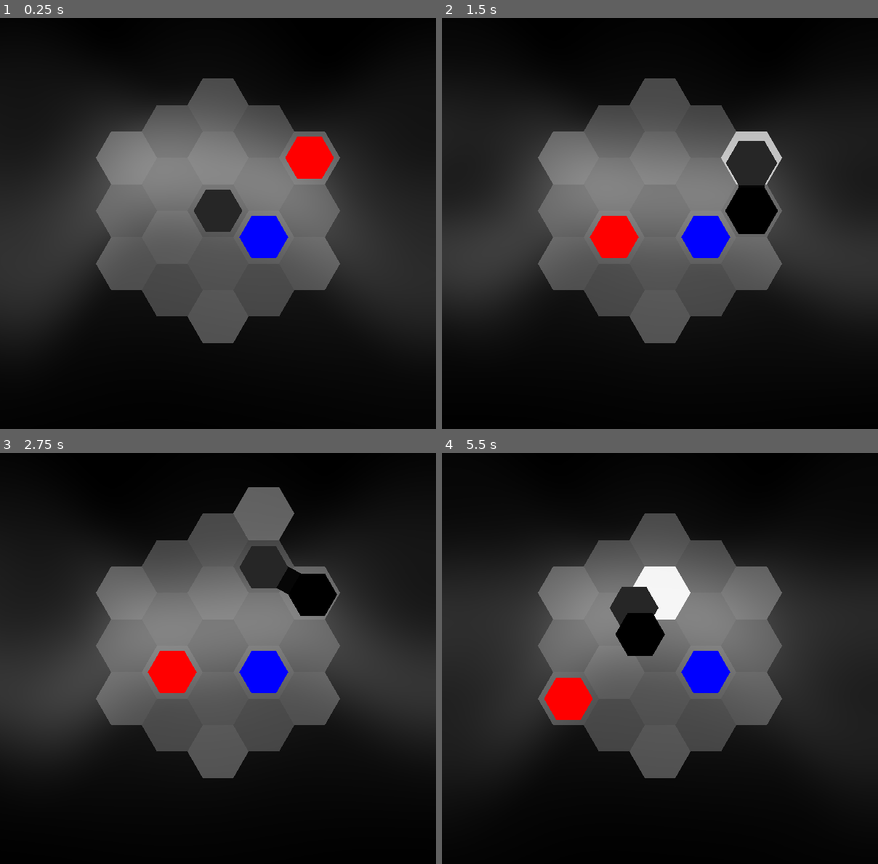
Above: before the commit, frames 1-4 (two rows, left to right).
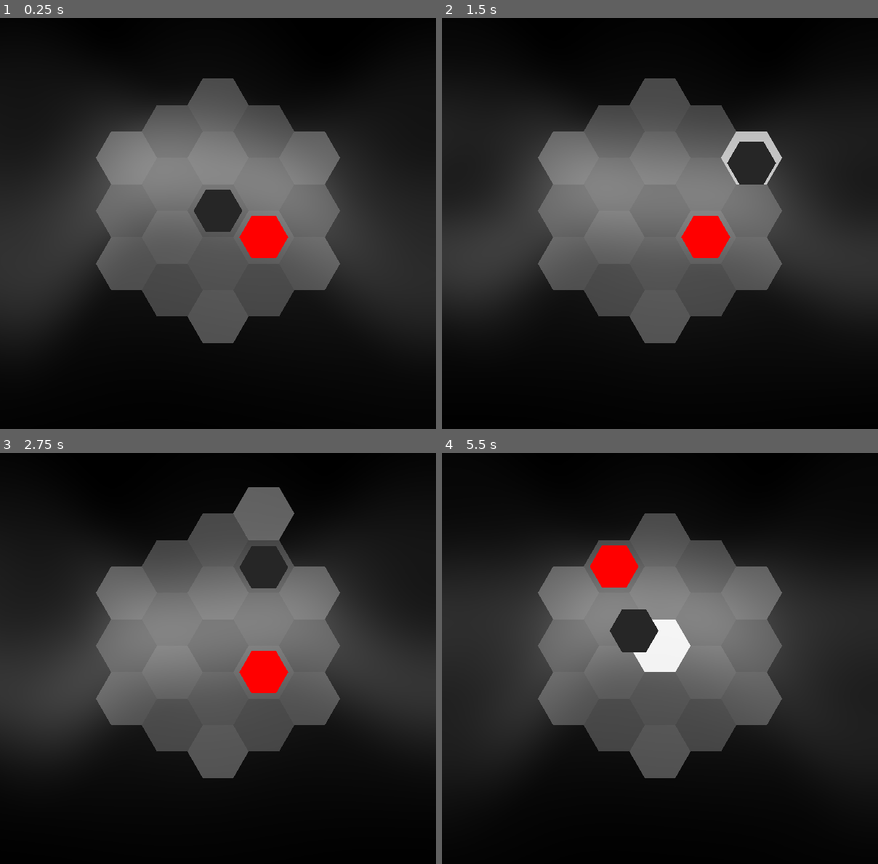
Above: after the commit, the same moments.

Repository: redpebble/sneksagon
Game: Godot game, scene res://scenes/map.tscn
Same seed, same stepped clock (60 frames per second), same inputs: the game is played once before the commit and once after it. Sound files missing from this copy of the repository are replaced by a short silence.
Inputs (mouse positions are in pixels of both pictures, inside the frame that each line leads up to):
- Up to frame 1 (0.25 s): no input
- Up to frame 2 (1.5 s): tap Enter at 0.5 s; move the mouse to (755, 190) at 0.52 s; press the mouse at (755, 190) at 0.53 s; hold D (down_right) 0.53-1.28 s; move the mouse to (572, 231) at 1.27 s; release the mouse at (572, 231) at 1.28 s; hold S (down) from 1.28 s (still down); click (572, 231) at 1.35 s
- Up to frame 3 (2.75 s): move the mouse to (261, 551) at 2.02 s; release S (down) at 2.03 s; press the mouse at (261, 551) at 2.03 s; hold D (down_right) from 2.03 s (still down)
- Up to frame 4 (5.5 s): move the mouse to (638, 732) at 2.77 s; release D (down_right) at 2.78 s; release the mouse at (638, 732) at 2.78 s; hold W (up) 2.78-3.53 s; click (638, 732) at 2.85 s; move the mouse to (790, 711) at 3.52 s; press the mouse at (790, 711) at 3.53 s; hold A (down_left) 3.53-5.03 s; move the mouse to (529, 580) at 4.27 s; release the mouse at (529, 580) at 4.28 s; click (529, 580) at 4.35 s; move the mouse to (681, 646) at 5.02 s; press the mouse at (681, 646) at 5.03 s; hold S (down) from 5.03 s (still down)

The runs differ from the first frame. In frame 1, 1.7% of the frame differs, in the area x 54-77%, y 28-59%; in frame 2, 2.9%; in frame 3, 2.8%; in frame 4, 6.0%, in the area x 23-67%, y 22-65%.

Commit message:
Segments cannot be collided with after they're detached
Also put shrink animation into HexObject superclass

Diff:
--- a/scenes/hex/object_hex.gd
+++ b/scenes/hex/object_hex.gd
@@ -56,6 +56,17 @@
 	scale_tween.tween_property(self, "scale", original_scale, duration * 0.5)
 	#scale_tween.parallel().tween_property(self, "modulate", original_color, duration * 0.5)
 
+func shrink(duration : float):
+	if scale_tween:
+		scale_tween.kill()
+	var scale_multiplier := 1.2
+	var original_scale = Vector2.ONE * MapManager.hex_scale * scale_factor
+	scale_tween = create_tween().set_trans(Tween.TRANS_SINE).set_ease(Tween.EASE_OUT)
+	scale_tween.tween_property(self, "scale", original_scale * scale_multiplier, duration * 0.3)
+	scale_tween.set_ease(Tween.EASE_IN)
+	scale_tween.tween_property(self, "scale", Vector2.ZERO, duration * 0.7)
+	return scale_tween
+
 func _on_bump_tween_finished():
 	bump_finished.emit()
 
--- a/scenes/hex/snake_hex.gd
+++ b/scenes/hex/snake_hex.gd
@@ -28,18 +28,11 @@
 		method = method.bindv(args)
 		next_segment.chain_anim(method, delay_interval)
 
-func detach(duration : float):
+func detach():
 	if prev_segment:
 		prev_segment.next_segment = null
-	if scale_tween:
-		scale_tween.kill()
-	var scale_multiplier := 1.2
-	var original_scale = Vector2.ONE * MapManager.hex_scale * scale_factor
-	scale_tween = create_tween().set_trans(Tween.TRANS_SINE).set_ease(Tween.EASE_OUT)
-	scale_tween.tween_property(self, "scale", original_scale * scale_multiplier, duration * 0.3)
-	scale_tween.set_ease(Tween.EASE_IN)
-	scale_tween.tween_property(self, "scale", Vector2.ZERO, duration * 0.7)
-	await scale_tween.finished
+	MapManager.erase_entity(self)
+	await shrink(0.3).finished
 	queue_free()
 
 func is_chain_tweening() -> bool:
--- a/scenes/singleton/game_manager.gd
+++ b/scenes/singleton/game_manager.gd
@@ -11,7 +11,7 @@
 func reset_level():
 	MapManager.clear()
 	await create_snake(Vector2.ZERO)
-	MapManager.spawn_block(Vector2(1,0))
+	#MapManager.spawn_block(Vector2(1,0))
 	MapManager.spawn_apple()
 
 func create_snake(init_coords : Vector2):
--- a/scenes/singleton/map_manager.gd
+++ b/scenes/singleton/map_manager.gd
@@ -64,8 +64,6 @@
 
 	if hex_node is ObjectHex: # includes sub-classes, i.e. SnakeHex, AppleHex
 		record_entity(hex_node, coords)
-		hex_node.moved.connect(_on_hex_moved)
-		hex_node.tree_exiting.connect(_on_hex_tree_exiting.bind(hex_node))
 	else:
 		valid_coords[coords] = true
 
@@ -76,8 +74,6 @@
 func clear() -> void:
 	for entity_array in entities.values():
 		for i in entity_array:
-			#do not wait for a signal to erase
-			i.tree_exiting.disconnect(_on_hex_tree_exiting)
 			#force instant erasure
 			erase_entity(i)
 			#delete the entity
@@ -99,6 +95,8 @@
 	if entities.get(coords) != null:
 		#erase entity
 		if entities[coords].has(hex):
+			hex.moved.disconnect(_on_hex_moved)
+			hex.tree_exiting.disconnect(_on_hex_tree_exiting.bind(hex))
 			entities[coords].erase(hex)
 		else:
 			push_warning(str(hex) + " entry not found at coords " + str(coords))
@@ -110,6 +108,8 @@
 
 # record entity at specified coordinates
 func record_entity(hex : Hex, coords : Vector2):
+	hex.moved.connect(_on_hex_moved)
+	hex.tree_exiting.connect(_on_hex_tree_exiting.bind(hex))
 	if entities.get(coords):
 		entities[coords].append(hex)
 	else:
--- a/scenes/snake.gd
+++ b/scenes/snake.gd
@@ -131,6 +131,7 @@
 	var map_has_coords = MapManager.valid_coords.has(to_coords)
 
 	if not map_has_coords:
+		print("moved off map")
 		dead = true
 		bump = true
 	elif entities_at_coords:
@@ -140,7 +141,8 @@
 			var is_collectable = e is AppleHex and not e.collected
 
 			if is_body_part:
-				e.chain_anim(e.detach.bind(0.3), 0.15)
+				e.chain_anim(e.detach, 0.05)
+				print("hit body")
 				dead = true
 
 			if is_collectable:
